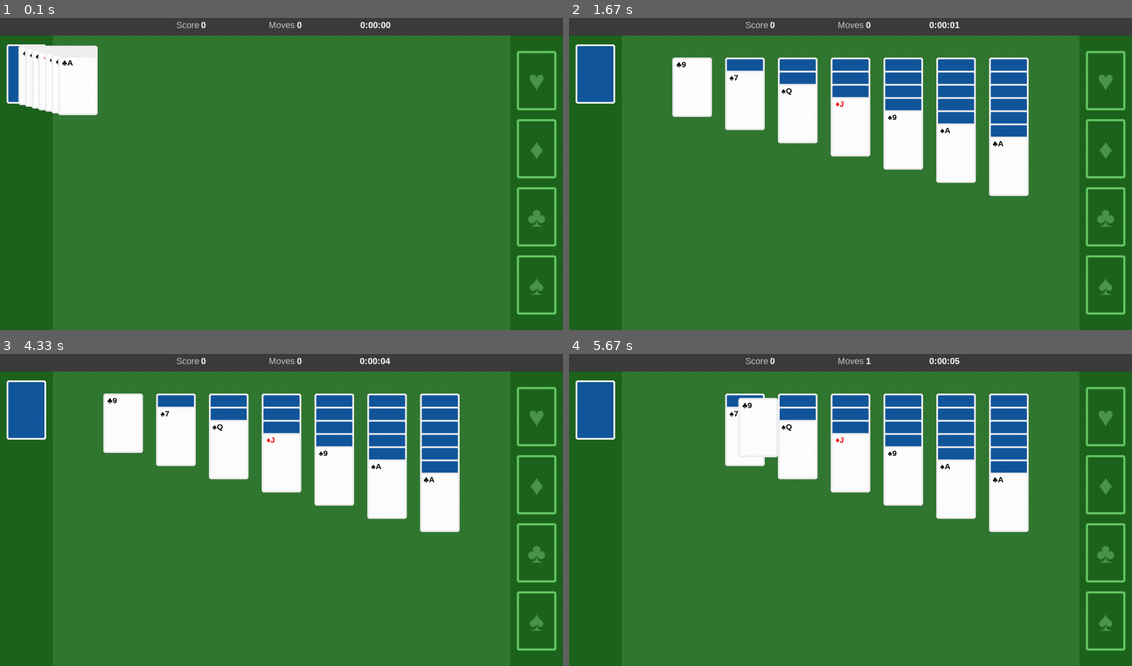
Above: before the commit, frames 1-4 (two rows, left to right).
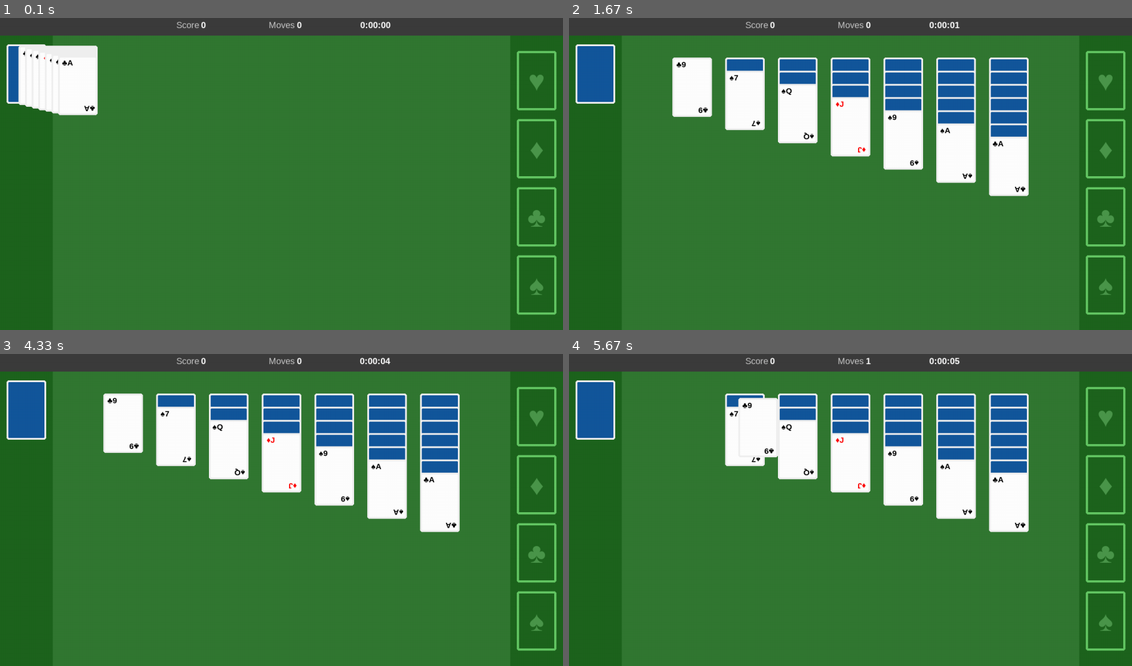
Above: after the commit, the same moments.

Repository: billydanke/Solitaire
Game: pygame game, started from Application.py
Two runs of this game, one before a commit and one after it. Both use one fixed random seed, a clock stepped at 60 frames per second and the inputs below.
Inputs (mouse positions are in pixels of both pictures, inside the frame that each line leads up to):
- Up to frame 1 (0.1 s): no input
- Up to frame 2 (1.67 s): press the mouse at (856, 239) at 0.37 s; move the mouse to (839, 161) at 0.47 s; release the mouse at (827, 83) at 0.6 s
- Up to frame 3 (4.33 s): click (163, 456) at 1.72 s
- Up to frame 4 (5.67 s): click (698, 394) at 5.55 s

The runs differ from the first frame. In frame 1, less than 0.1% of the frame differs, in the area x 14-17%, y 28-30%; in frame 2, 0.1%, in the area x 23-82%, y 28-56%; in frame 3, 0.1%; in frame 4, 0.1%.

Commit message:
added upside down text to the cards

Diff:
--- a/Card.py
+++ b/Card.py
@@ -20,6 +20,7 @@
 
         self.labelText,self.labelColor = self.generateLabelInfo()
         self.cardLabel = PyGameComponents.Text(self.x + 20, self.y + 15, self.labelText, "arial", 18, self.labelColor, True)
+        self.inverseCardLabel = PyGameComponents.Text(self.x + self.width - 20, self.y + self.height - 15, self.labelText, 'arial', 18, self.labelColor, True, flipX=True, flipY=True)
 
         # Linear interpolation movement stuff
         self.lerpSourceX = 0
@@ -223,16 +224,19 @@
         self.cardRectangle.setPosition(x, y)
         self.borderRectangle.setPosition(x, y)
         self.cardLabel.setPosition(x + 20, y + 15)
+        self.inverseCardLabel.setPosition(x + self.width - 20, y + self.height - 15)
 
     def setFlipState(self, flip):
         if(flip == True):
             self.flippedOver = True
             self.cardRectangle.setColor((19,87,156))
             self.cardLabel.isDrawn = False
+            self.inverseCardLabel.isDrawn = False
         else:
             self.flippedOver = False
             self.cardRectangle.setColor((255,255,255))
             self.cardLabel.isDrawn = True
+            self.inverseCardLabel.isDrawn = True
 
     def generateLabelInfo(self):
         text = ""
@@ -320,3 +324,4 @@
             self.cardRectangle.draw(screen)
             self.borderRectangle.draw(screen)
             self.cardLabel.draw(screen)
+            self.inverseCardLabel.draw(screen)
--- a/PyGameComponents.py
+++ b/PyGameComponents.py
@@ -47,7 +47,7 @@
             screen.blit(self.surf,(self.rect.x,self.rect.y))
 
 class Rectangle(pygame.sprite.Sprite):
-    def __init__(self,x,y,width,height,color, alpha = 255, borderWidth = 0, borderRadius = 0, isDrawn = True, id=""):
+    def __init__(self,x,y,width,height,color, alpha = 255, borderWidth = 0, cornerRadius = 0, isDrawn = True, id=""):
         self.surf = pygame.Surface([width,height],pygame.SRCALPHA)
 
         self.x = x
@@ -55,10 +55,10 @@
         self.color = color
         self.alpha = alpha
         self.borderWidth = borderWidth
-        self.borderRadius = borderRadius
-
-        self.rect = self.surf.get_rect().move(self.x,self.y)
-        pygame.draw.rect(self.surf, self.color, self.surf.get_rect(), self.borderWidth, border_radius=self.borderRadius)
+        self.cornerRadius = cornerRadius
+
+        self.rect = self.surf.get_rect().move(self.x,self.y)
+        pygame.draw.rect(self.surf, self.color, self.surf.get_rect(), self.borderWidth, border_radius=self.cornerRadius)
         self.surf.set_alpha(self.alpha)
 
         self.id = id
@@ -77,20 +77,18 @@
 
     def setColor(self,color):
         self.color = color
-        pygame.draw.rect(self.surf, self.color, self.surf.get_rect(), self.borderWidth, border_radius=self.borderRadius)
+        pygame.draw.rect(self.surf, self.color, self.surf.get_rect(), self.borderWidth, border_radius=self.cornerRadius)
         self.surf.set_alpha(self.alpha)
 
     def setAlpha(self,alpha):
         self.surf.set_alpha(self.alpha)
-        print("Changed button alpha")
 
     def draw(self,screen):
         if(self.isDrawn):
             if(self.alpha == 255):
-                pygame.draw.rect(screen, self.color, self.rect, self.borderWidth, border_radius=self.borderRadius)
+                pygame.draw.rect(screen, self.color, self.rect, self.borderWidth, border_radius=self.cornerRadius)
             else:
                 screen.blit(self.surf, (self.x, self.y))
-            #screen.blit(self.surf,(self.rect.x,self.rect.y))
 
 class Circle():
     def __init__(self,x,y,radius,color,alpha=255,width = 0, isDrawn=True, id=""):
@@ -169,7 +167,7 @@
             item.draw(screen)
 
 class Text():
-    def __init__(self,x,y,text,font,size,textColor,bold=False,aa=True,isDrawn = True,id=""):
+    def __init__(self,x,y,text,font,size,textColor,bold=False,aa=True,flipX=False,flipY=False,isDrawn=True,id=""):
         self.x = x
         self.y = y
         self.stringText = text
@@ -178,9 +176,14 @@
         self.textColor = textColor
         self.aa = aa
         self.bold = bold
+        self.flipX = flipX
+        self.flipY = flipY
 
         self.fontObject = pygame.font.SysFont(self.font,self.size,bold=self.bold)
         self.text = self.fontObject.render(self.stringText,self.aa,self.textColor)
+
+        if(self.flipX or self.flipY):
+            self.text = pygame.transform.flip(self.text,self.flipX,self.flipY)
 
         self.rect = self.text.get_rect()
         self.rect.center = (self.x,self.y)
@@ -192,6 +195,10 @@
         self.stringText = text
         self.fontObject = pygame.font.SysFont(self.font,self.size,bold=self.bold)
         self.text = self.fontObject.render(self.stringText,self.aa,self.textColor)
+
+        if(self.flipX or self.flipY):
+            self.text = pygame.transform.flip(self.text,self.flipX,self.flipY)
+
         self.rect = self.text.get_rect()
         self.rect.center = (self.x,self.y)
 
